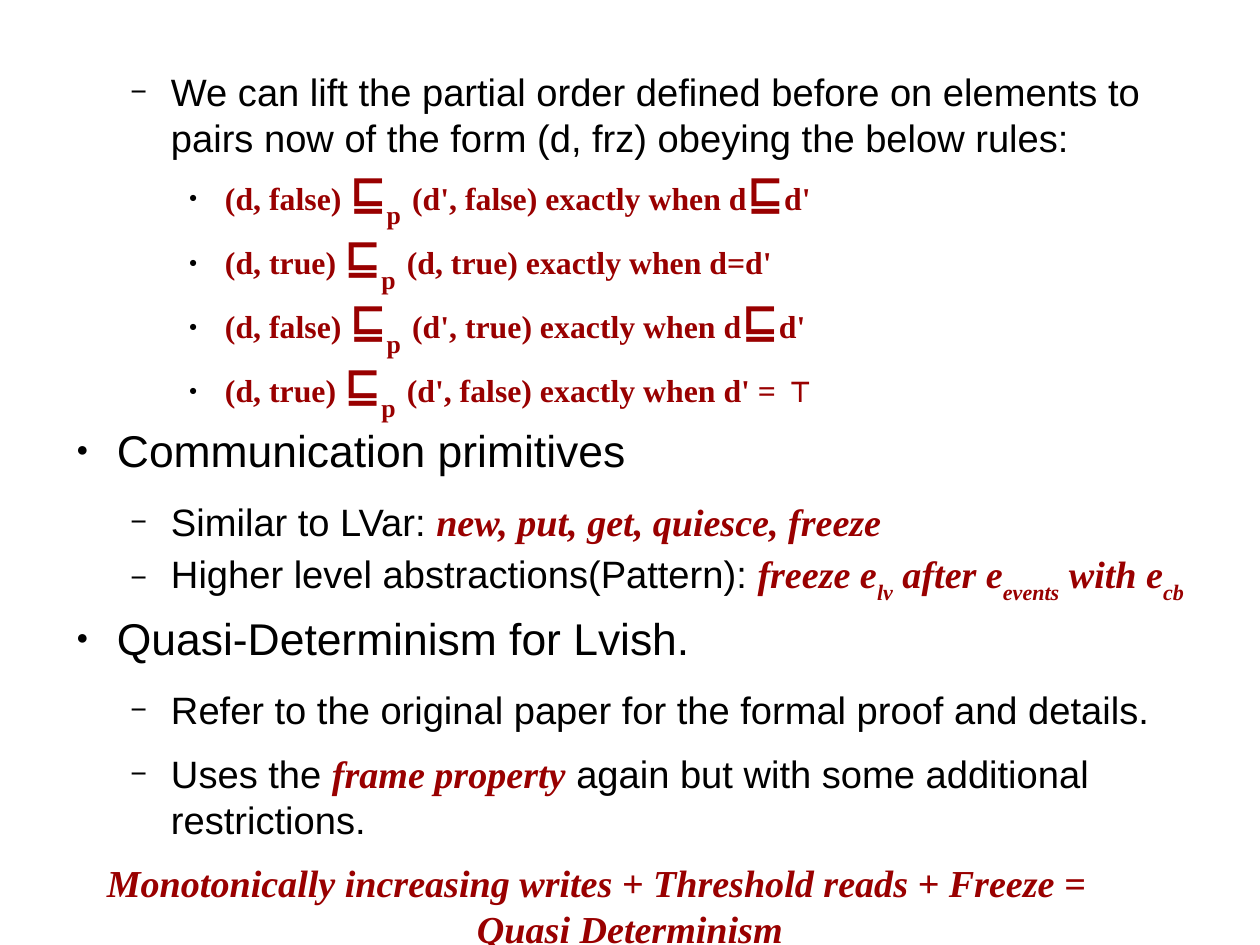
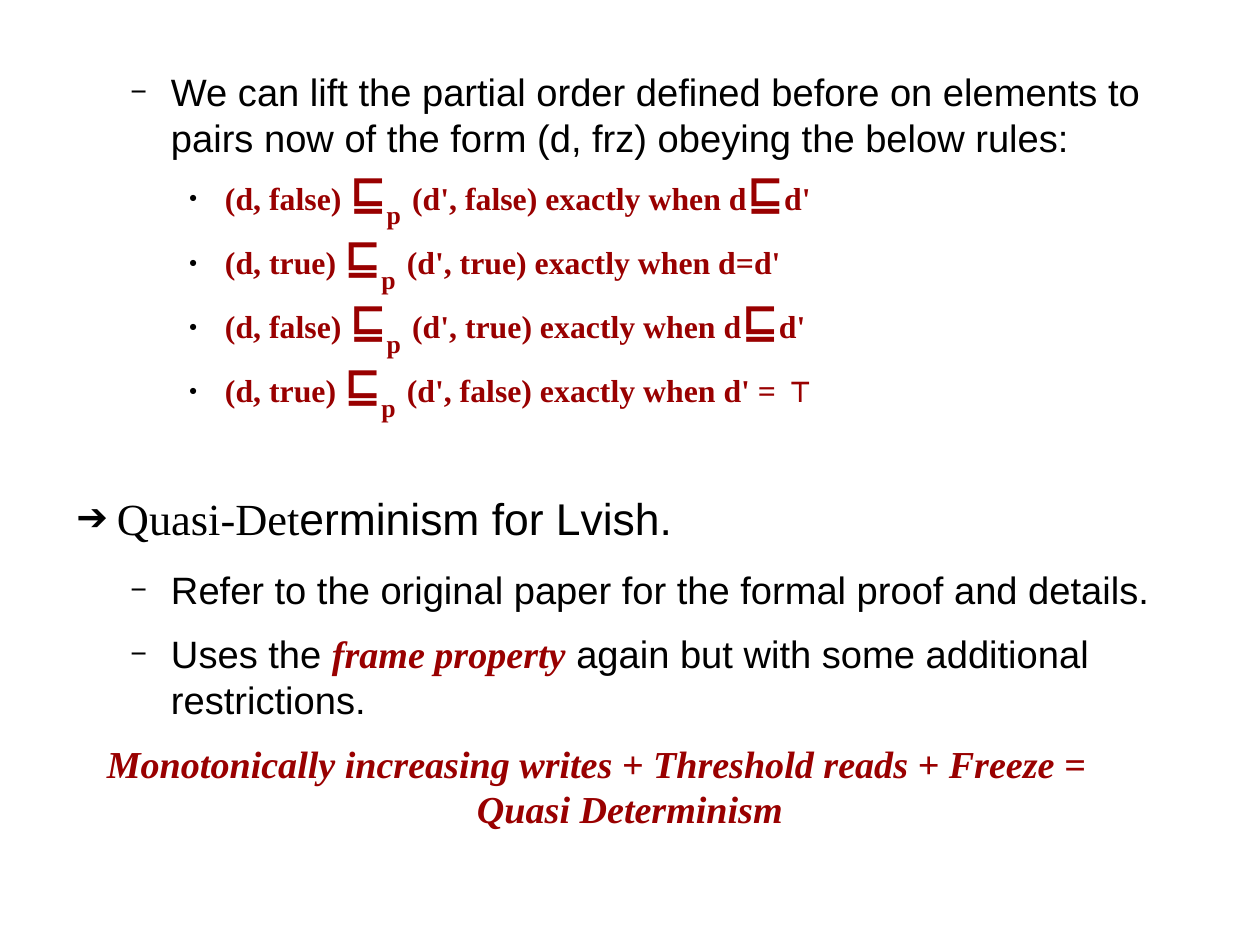
Before and after one commit to sentinel88/Personal, a slide deck: slide 15 of Talk.odp. Drawn at 1260x945 pixels with LibreOffice and Linux fonts; fonts in the diff are those of the drawing. Boxes give left, top, right and bottom in pixels: in the first picture for what was removed or moved away, otherwise in the second. Text is boxed around its words. In the diff, an @@ line names an element or a change of style, - is before the commit and + after.

```diff
--- a/Talk.odp
+++ b/Talk.odp
@@ text at bbox=[225, 252, 780, 294]: text changed @@
-    ● (d, true) ⊑p (d, true) exactly when d=d'
+    ● (d, true) ⊑p (d', true) exactly when d=d'
@@ text at bbox=[117, 434, 1137, 596]: paragraphs removed @@
-● Communication primitives
-  − Similar to LVar: new, put, get, quiesce, freeze
-  − Higher level abstractions(Pattern): freeze elv after eevents with ecb
@@ text at bbox=[117, 502, 672, 543]: font Arial to Times New Roman in "Quasi-Determinism"; bullet ● to ➔ @@
```
Also in this commit, not shown: 17 other slides changed, 1 other file.
